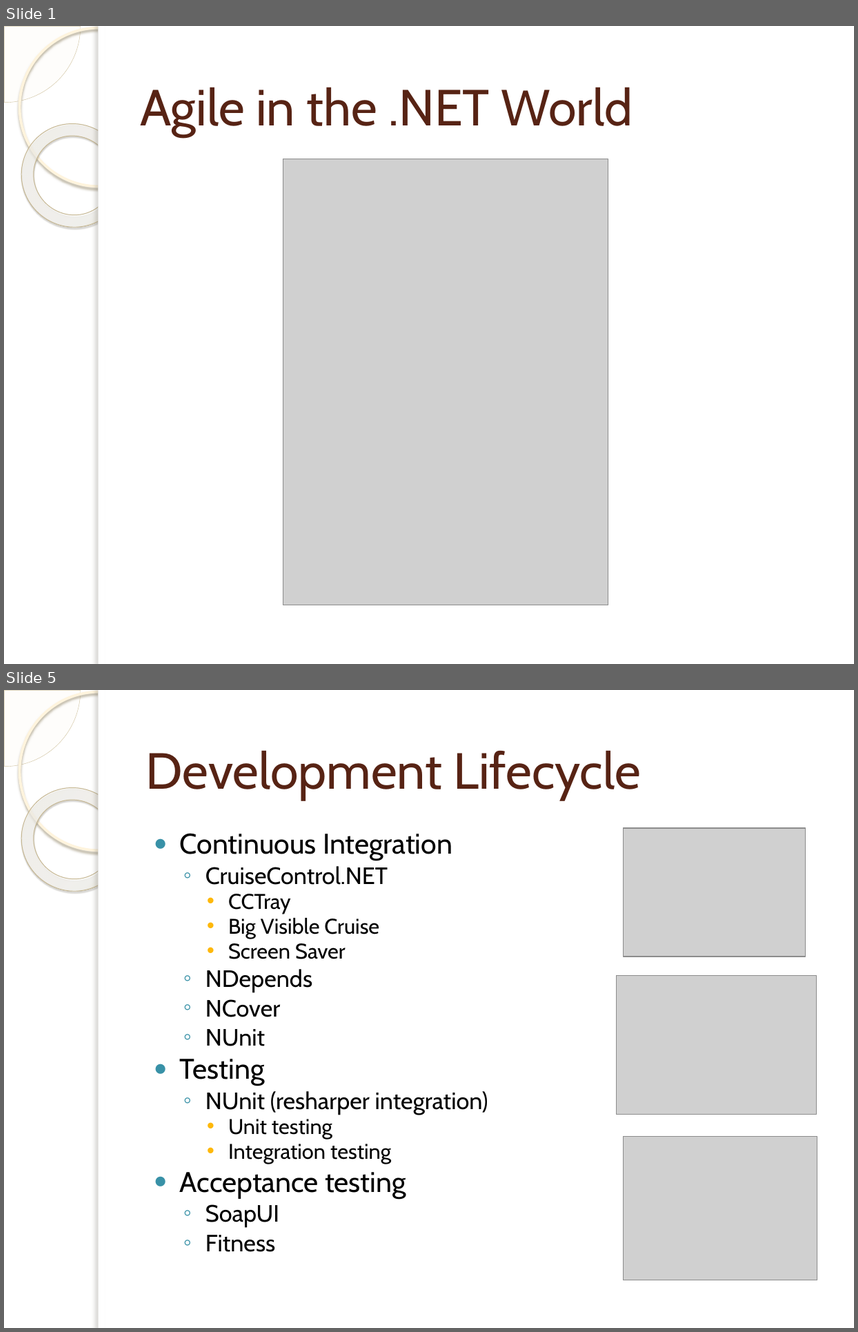
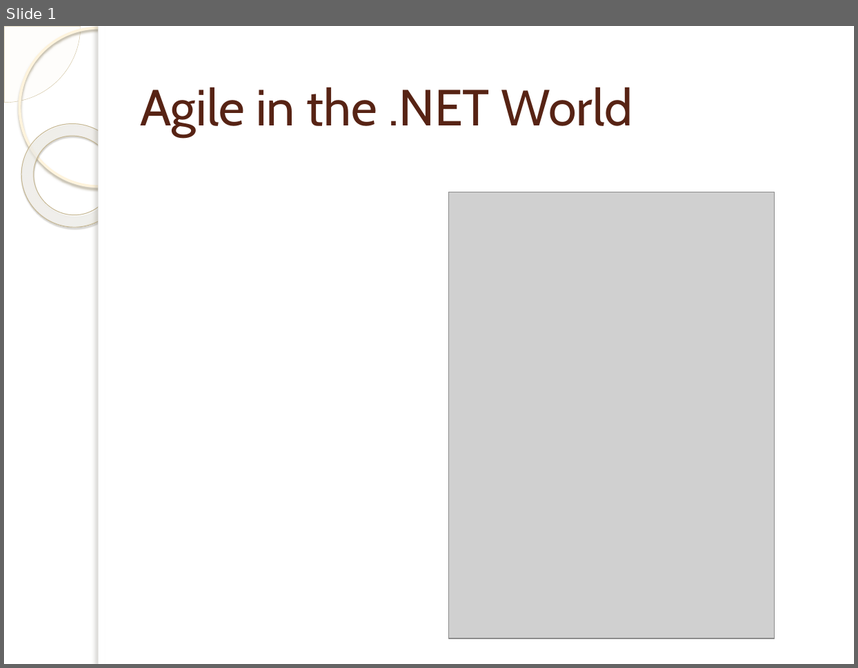
Before and after one commit to michelgrootjans/foresee, a slide deck: Agile.net/dotnet.pptx. Shown one above the other, each under a label of ours: slides 1 and 5 before the commit, slide 1 after it; the slides between them are not shown. The pictures are 858x1332 and 858x668 pixels, drawn with LibreOffice and Linux fonts; fonts in the diff are those of the drawing; grey boxes stand for pictures; background and template pictures are left out. Boxes give left, top, right and bottom in pixels: in the first picture for what was removed or moved away, otherwise in the second. Text is boxed around its words. In the diff, an @@ line names an element or a change of style, - is before the commit and + after.

```diff
--- a/Agile.net/dotnet.pptx
+++ b/Agile.net/dotnet.pptx
@@ slide 5 removed at (x1=4, y1=690, x2=854, y2=1328), background picture (left out); not listed: 5 template elements that a slide beside it also shows @@
@@ title removed at (x1=146, y1=750, x2=642, y2=800) @@
-Development Lifecycle
@@ text removed at (x1=180, y1=833, x2=488, y2=1252) @@
-● Continuous Integration
-  ◦ CruiseControl.NET
-    • CCTray
-    • Big Visible Cruise
-    • Screen Saver
-  ◦ NDepends
-  ◦ NCover
-  ◦ NUnit
-● Testing
-  ◦ NUnit (resharper integration)
-    • Unit testing
-    • Integration testing
-● Acceptance testing
-  ◦ SoapUI
-  ◦ Fitness
@@ picture removed at (x1=623, y1=828, x2=805, y2=956) @@
@@ picture removed at (x1=616, y1=976, x2=817, y2=1114) @@
@@ picture removed at (x1=623, y1=1136, x2=817, y2=1280) @@
@@ slide 1 changed as well @@
@@ picture moved from (x1=283, y1=158, x2=608, y2=605) to (x1=448, y1=192, x2=774, y2=638) @@
```
Also in this commit, not shown: 4 other slides changed, 3 slides added, 1 other slide removed, 1 other file.
